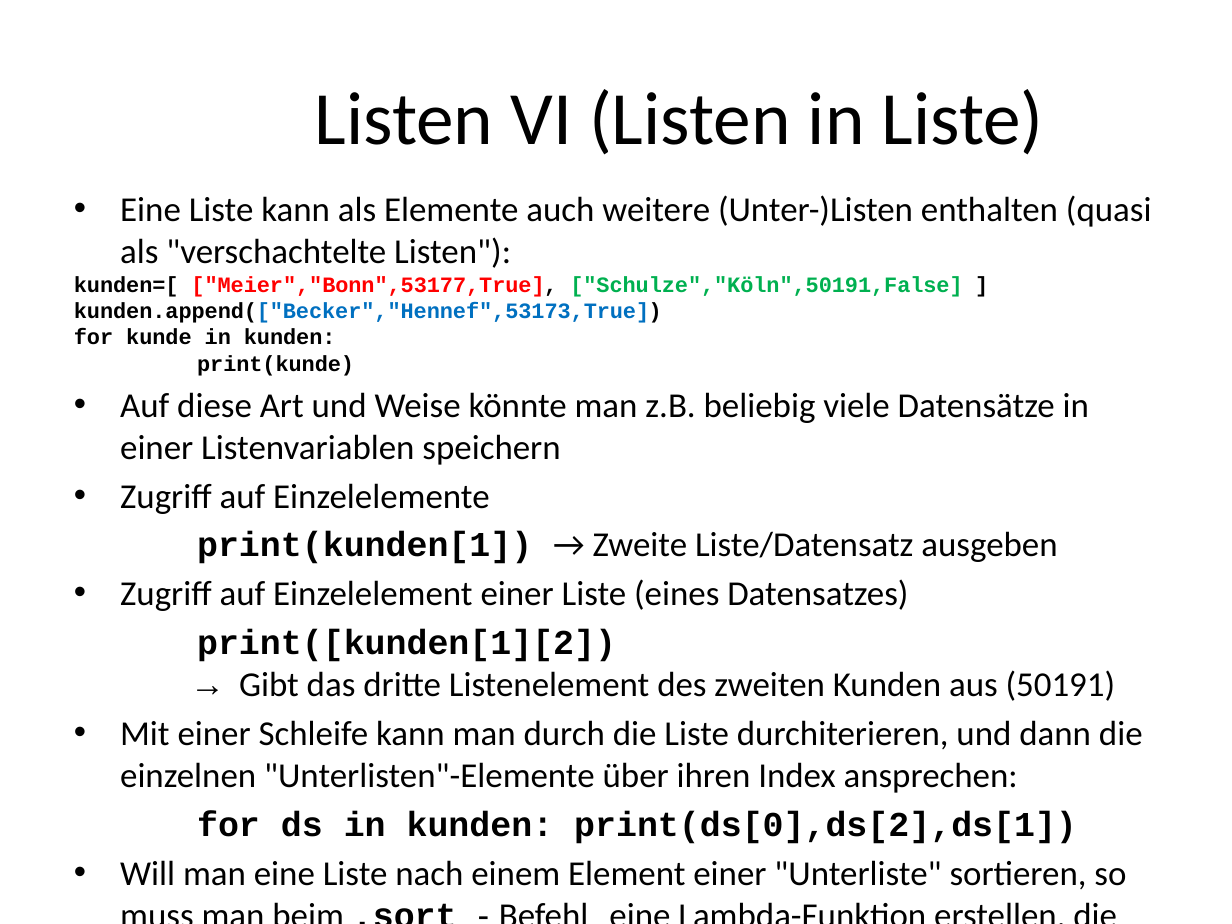
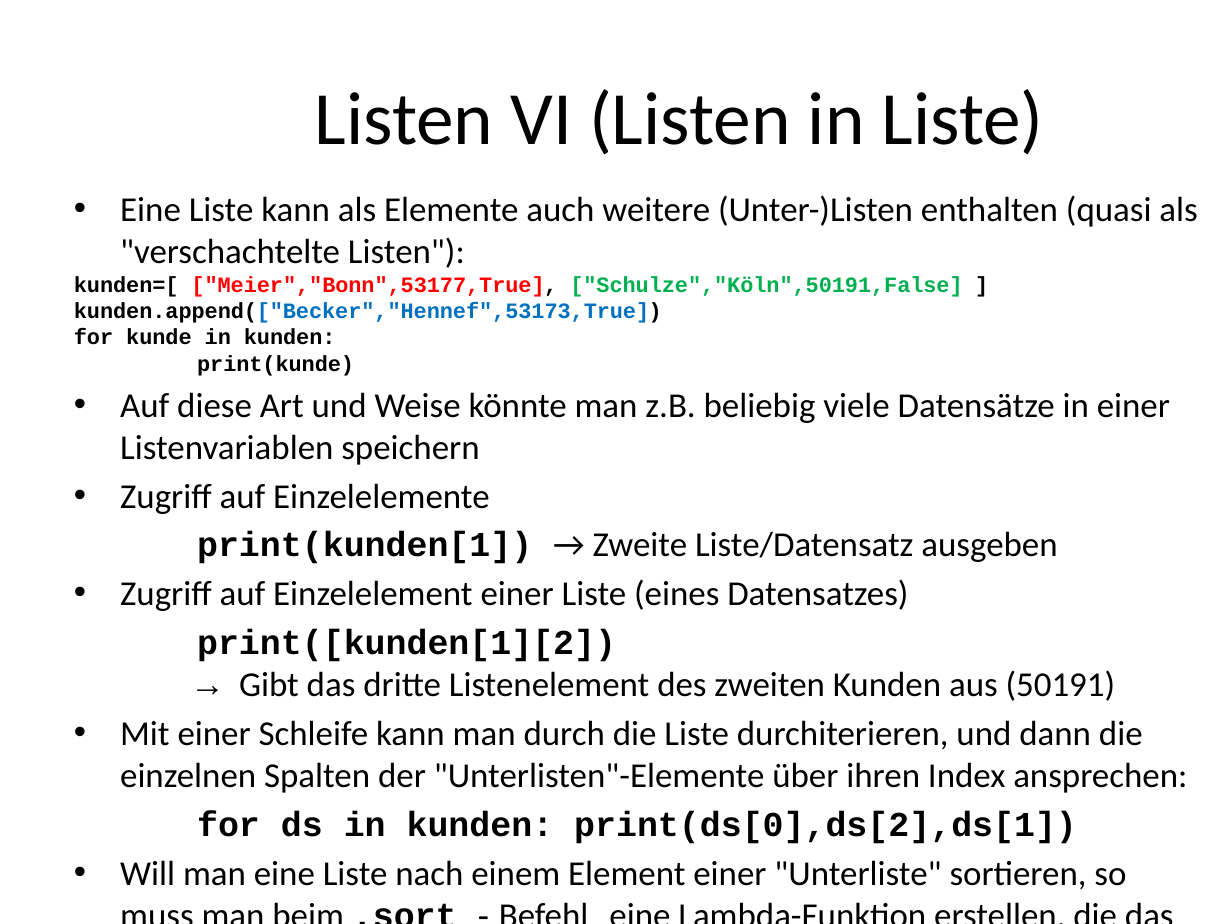
Before and after one commit to MickyRoth/Presentations, a slide deck: slide 27 of Python3 Fachinformatiker.pptx. Drawn at 1232x924 pixels with LibreOffice and Linux fonts; fonts in the diff are those of the drawing; background and template pictures are left out. Boxes give left, top, right and bottom in pixels: in the first picture for what was removed or moved away, otherwise in the second. Text is boxed around its words. In the diff, an @@ line names an element or a change of style, - is before the commit and + after.

Commit message:
Update 6.2025

```diff
--- a/Python3 Fachinformatiker.pptx
+++ b/Python3 Fachinformatiker.pptx
@@ text at [120,720,1187,793]: text changed @@
-• Mit einer Schleife kann man durch die Liste durchiterieren, und dann die einzelnen "Unterlisten"-Elemente über ihren Index ansprechen:
+• Mit einer Schleife kann man durch die Liste durchiterieren, und dann die einzelnen Spalten der "Unterlisten"-Elemente über ihren Index ansprechen:
```
